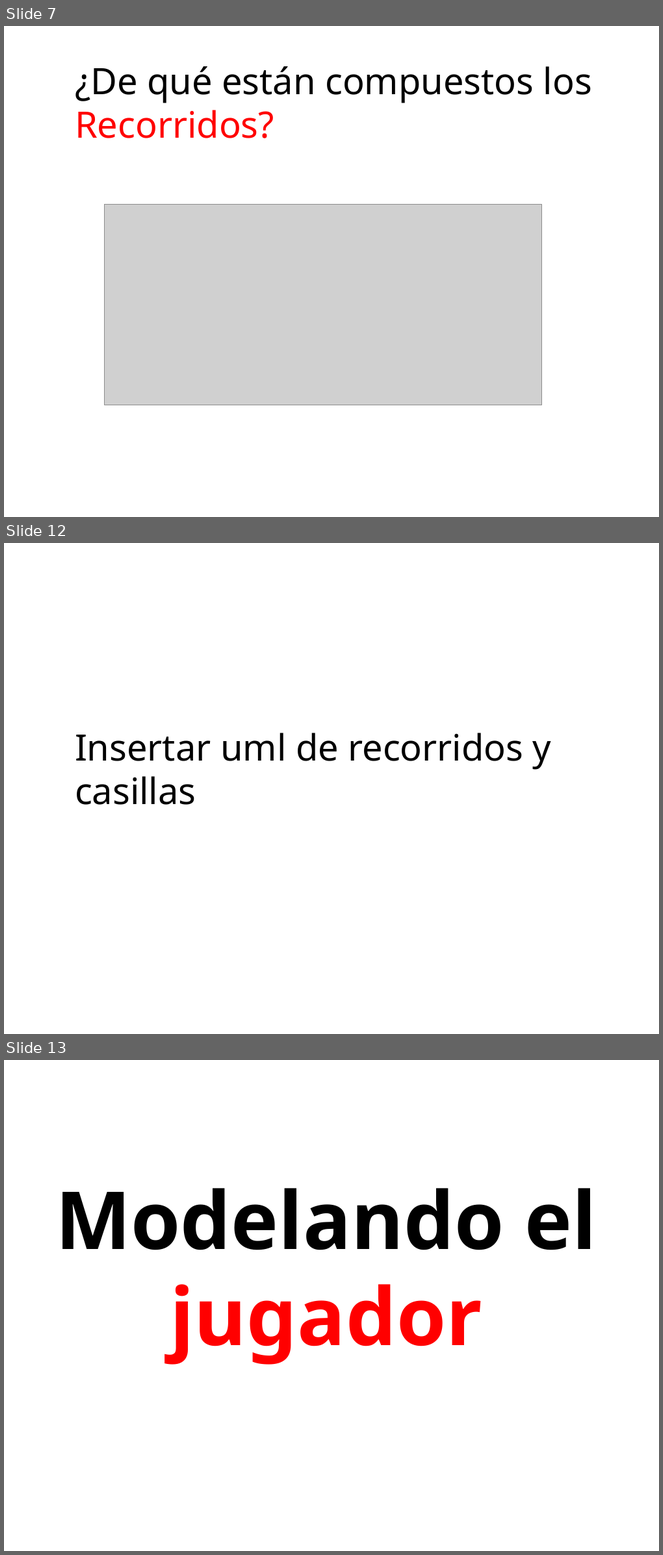
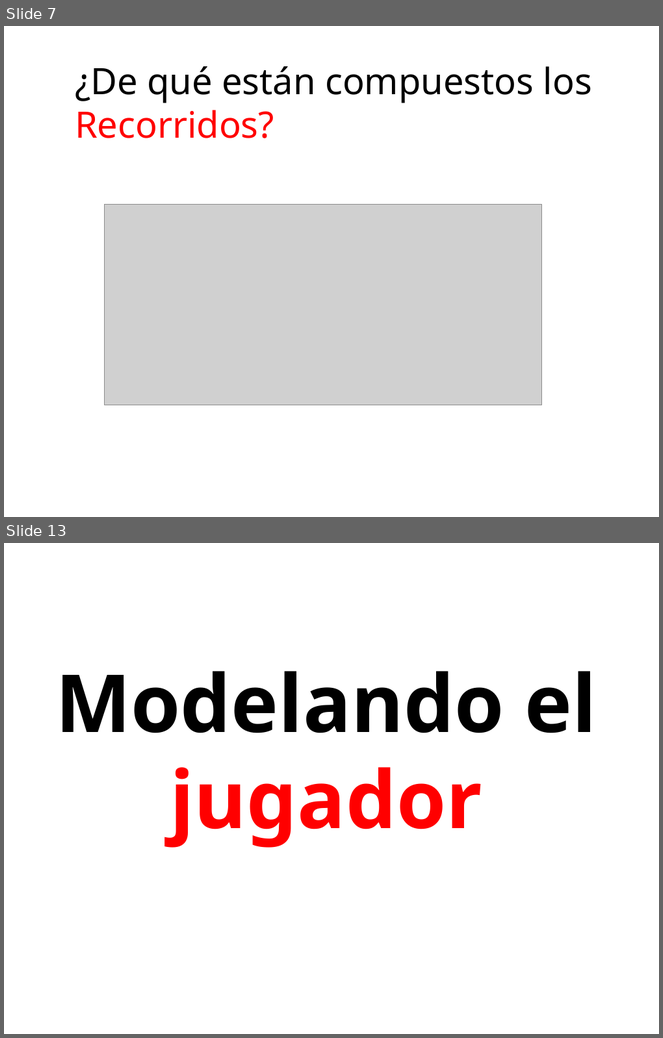
Before and after one commit to kikeacedo/Parchis, a slide deck: Parchis.pptx. Shown one above the other, each under a label of ours: slides 7, 12 and 13 before the commit, slides 7 and 13 after it; the slides between them are not shown. The pictures are 663x1555 and 663x1038 pixels, drawn with LibreOffice and Linux fonts; fonts in the diff are those of the drawing; grey boxes stand for pictures. Boxes give left, top, right and bottom in pixels: in the first picture for what was removed or moved away, otherwise in the second. Text is boxed around its words. In the diff, an @@ line names an element or a change of style, - is before the commit and + after.

```diff
--- a/Parchis.pptx
+++ b/Parchis.pptx
@@ slide 12 removed at (4, 543, 659, 1034), background #FFFFFF @@
@@ text removed at (75, 733, 552, 805) @@
-Insertar uml de recorridos y casillas
```
Also in this commit, not shown: 13 slides changed, 7 slides added, 4 other slides removed, 36 other files.
